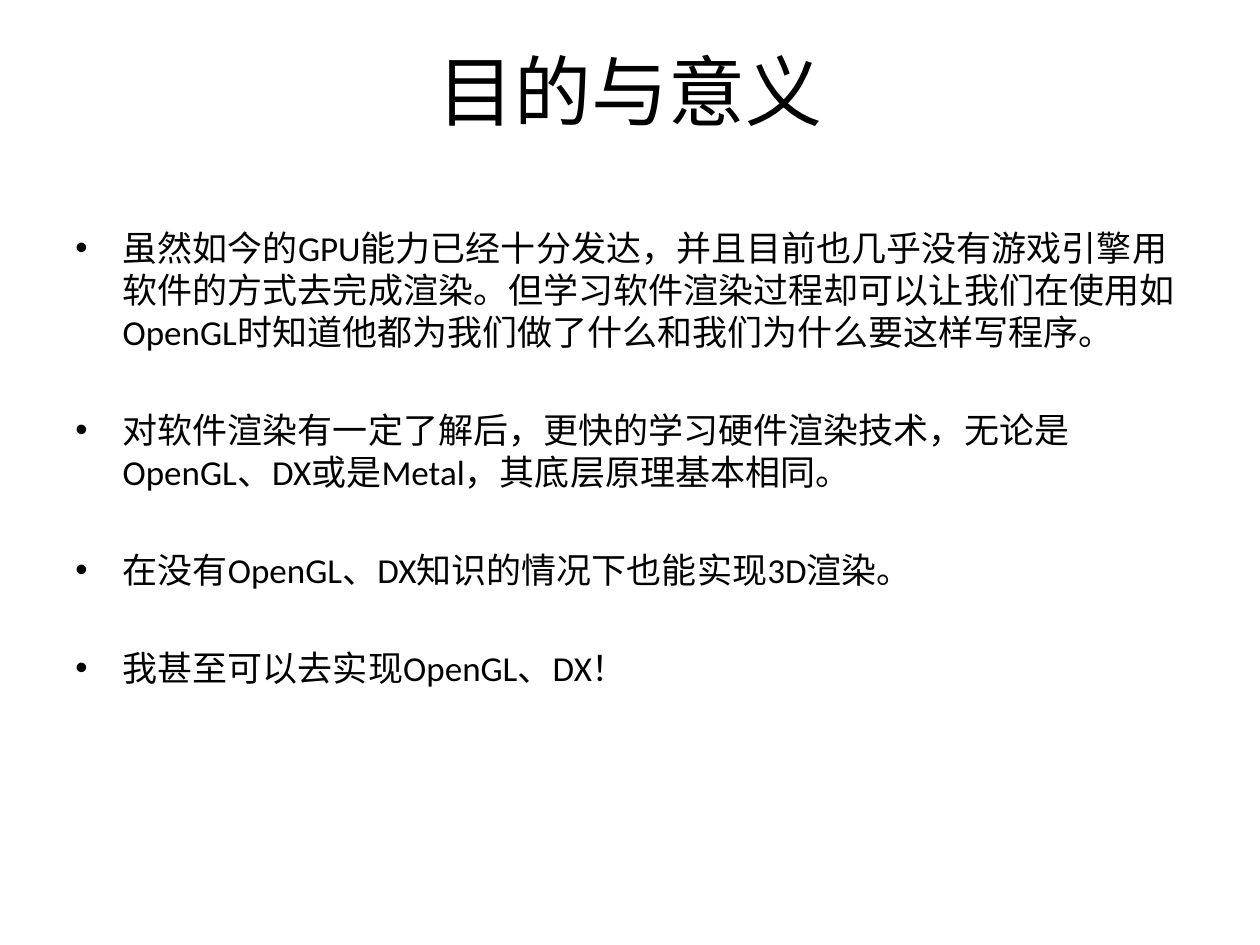
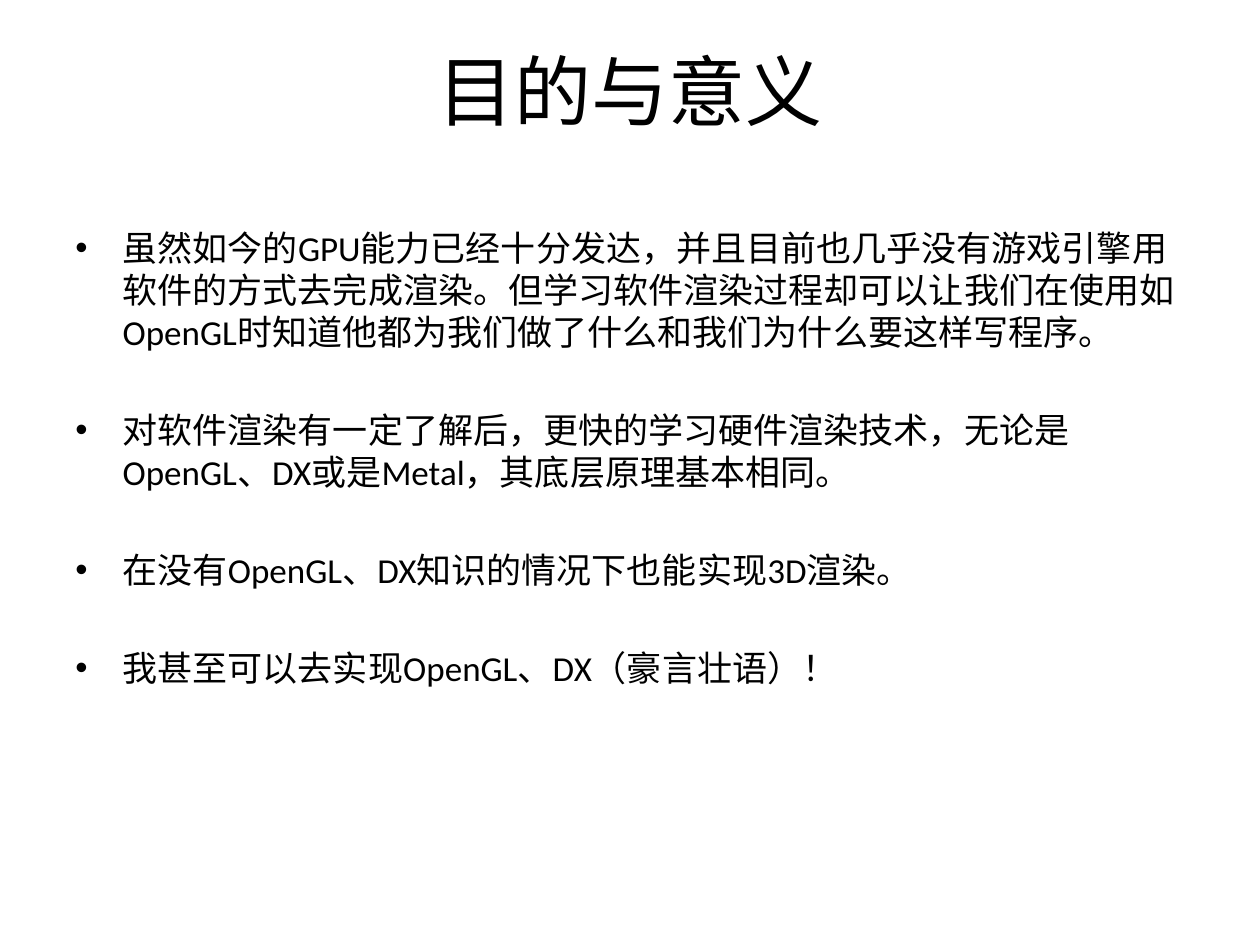
Before and after one commit to SeventhMage/MagicX, a slide deck: slide 4 of SoftEngine/doc/SoftwareRender.pptx. Drawn at 1260x945 pixels with LibreOffice and Linux fonts; fonts in the diff are those of the drawing; background and template pictures are left out. Boxes give left, top, right and bottom in pixels: in the first picture for what was removed or moved away, otherwise in the second. Text is boxed around its words. In the diff, an @@ line names an element or a change of style, - is before the commit and + after.

```diff
--- a/SoftEngine/doc/SoftwareRender.pptx
+++ b/SoftEngine/doc/SoftwareRender.pptx
@@ text at (123, 651, 838, 687): text changed @@
-• 我甚至可以去实现OpenGL、DX！
+• 我甚至可以去实现OpenGL、DX（豪言壮语）！
```
Also in this commit, not shown: 1 other slide changed.
